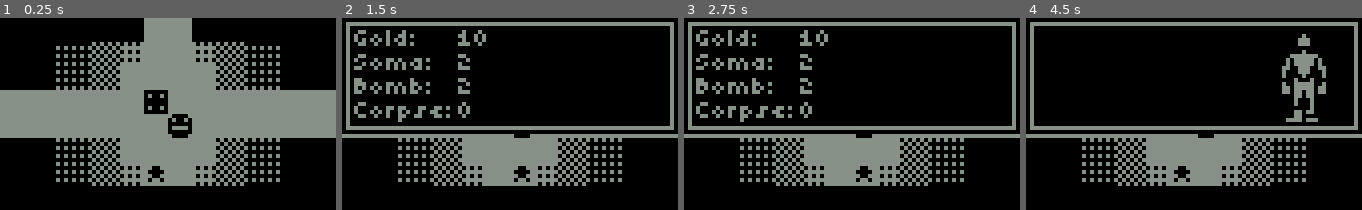
Above: before the commit, frames 1-4 (left to right).
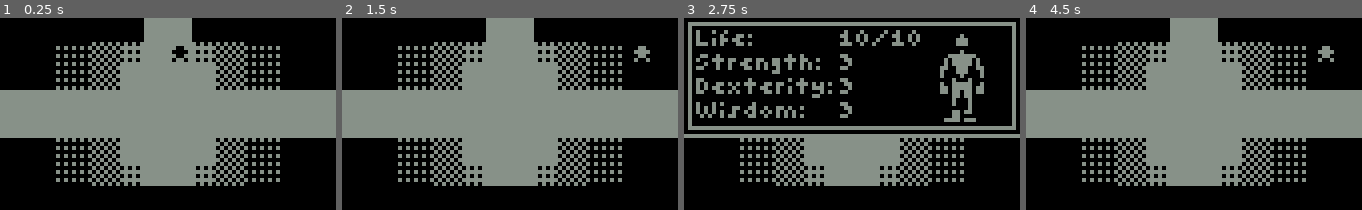
Above: after the commit, the same moments.

Repository: kiwijuice56/nokia-3310-rpg
Game: Godot game, scene res://main/main.tscn
Same seed, same stepped clock (60 frames per second), same inputs: the game is played once before the commit and once after it.
Inputs:
- Up to frame 1 (0.25 s): no input
- Up to frame 2 (1.5 s): tap Enter (ui_accept) at 0.5, 0.77 s; hold Right (ui_right) 0.53-1.28 s; tap Z (accept) at 0.6 s; hold X (back) from 1.28 s (still down); tap V (item) at 1.35 s
- Up to frame 3 (2.75 s): tap Enter (ui_accept) at 1.52, 2 s; release X (back) at 2.03 s; hold Right (ui_right) from 2.03 s (still down); hold C (stats) from 2.03 s (still down)
- Up to frame 4 (4.5 s): tap Z (accept) at 2.75, 2.85 s; release Right (ui_right) at 2.78 s; release C (stats) at 2.78 s; hold Up (ui_up) 2.78-3.53 s; tap Enter (ui_accept) at 3.02, 3.5, 3.77 s; hold V (item) 3.53-4.28 s; hold Left (ui_left) from 3.53 s (still down); tap C (stats) at 4.35 s

The runs differ from the first frame. In frame 1, 1.9% of the frame differs, in the area x 42-58%, y 14-86%; in frame 2, 36%, in the area x 0-100%, y 0-86%; in frame 3, 8.4%; in frame 4, 36%.

Commit message:
Screen scrolling, dungeon map

Diff:
--- a/main/audio/audio_manager.gd
+++ b/main/audio/audio_manager.gd
@@ -31,6 +31,13 @@
 	instances.append(instance)
 	validate_sound()
 
+func stop_sound(sound: String) -> void:
+	for instance in instances:
+		if instance.sound == sound:
+			_on_instance_finished(instance)
+			validate_sound()
+			return
+
 func is_playing(sound: String):
 	for instance in instances:
 		if instance.sound == sound:
--- /dev/null
+++ b/main/dungeon/dungeon.gd
@@ -0,0 +1,19 @@
+class_name Dungeon
+extends Node2D
+
+@export var screen: Vector2
+@export var music: Array[String] = []
+
+func _ready() -> void:
+	$CollisionTileMap.collision_visibility_mode = TileMap.VISIBILITY_MODE_FORCE_HIDE
+	update_screen(Vector2(6, 11))
+
+func update_screen(new_screen: Vector2) -> void:
+	var index: int = screen.x + 12 * screen.y
+	var new_index: int = new_screen.x + 12 * new_screen.y
+	print(music[index], " ", music[new_index])
+	if not music[index] == music[new_index]:
+		AudioManager.stop_sound(music[index])
+		if len(music[new_index]) > 0:
+			AudioManager.play_sound(music[new_index], 0)
+	screen = new_screen
--- /dev/null
+++ b/main/dungeon/dungeon.tscn
@@ -0,0 +1,35 @@
+[gd_scene load_steps=6 format=3 uid="uid://oah07b5k8nlo"]
+
+[ext_resource type="Script" path="res://main/dungeon/dungeon.gd" id="1_2mj4t"]
+[ext_resource type="Texture2D" uid="uid://d2yuqetc4xpj1" path="res://main/dungeon/pair_block.png" id="2_b01mh"]
+[ext_resource type="Texture2D" uid="uid://38edw4c1vwdb" path="res://main/dungeon/map.png" id="2_o8cc2"]
+
+[sub_resource type="TileSetAtlasSource" id="TileSetAtlasSource_xabgt"]
+texture = ExtResource("2_b01mh")
+texture_region_size = Vector2i(6, 6)
+0:0/0 = 0
+0:0/0/physics_layer_0/linear_velocity = Vector2(0, 0)
+0:0/0/physics_layer_0/angular_velocity = 0.0
+1:0/0 = 0
+1:0/0/physics_layer_0/linear_velocity = Vector2(0, 0)
+1:0/0/physics_layer_0/angular_velocity = 0.0
+1:0/0/physics_layer_0/polygon_0/points = PackedVector2Array(-3, -3, 3, -3, 3, 3, -3, 3)
+
+[sub_resource type="TileSet" id="TileSet_fh817"]
+tile_size = Vector2i(6, 6)
+physics_layer_0/collision_layer = 2
+physics_layer_0/collision_mask = 0
+sources/0 = SubResource("TileSetAtlasSource_xabgt")
+
+[node name="Dungeon" type="Node2D"]
+script = ExtResource("1_2mj4t")
+music = Array[String](["", "", "", "", "", "", "", "", "", "", "", "", "", "", "", "", "", "", "", "", "", "", "", "", "", "", "", "", "", "", "", "", "", "", "", "", "", "", "", "", "", "", "", "", "", "", "", "", "", "", "", "", "", "", "", "", "", "", "", "", "", "", "", "", "", "", "", "", "", "", "", "", "", "", "", "", "", "", "", "", "", "", "", "", "", "", "", "", "", "", "", "", "", "", "", "", "", "", "", "", "", "", "", "", "", "", "", "", "", "", "", "", "", "", "", "", "", "", "", "", "", "", "", "", "", "", "", "", "", "", "", "", "", "", "", "", "", "", "mundane_mystery", "", "", "", "", ""])
+
+[node name="Floor" type="Sprite2D" parent="."]
+texture = ExtResource("2_o8cc2")
+centered = false
+
+[node name="CollisionTileMap" type="TileMap" parent="."]
+tile_set = SubResource("TileSet_fh817")
+collision_visibility_mode = 1
+format = 2
--- a/main/dungeon/player/player.gd
+++ b/main/dungeon/player/player.gd
@@ -93,5 +93,24 @@
 		just_bumped = false
 		$AnimationPlayer.stop()
 		$AnimationPlayer.play("walk")
-		move_tween = get_tree().create_tween()
+		move_tween = get_tree().create_tween().set_parallel(true)
 		move_tween.tween_property(self, "position", position + dir * 6, move_time)
+
+		var new_position: Vector2 = position + dir * 6
+		var top_left: Vector2 = Ref.dungeon.screen * Vector2(84, 48)
+		var bottom_right: Vector2 = (Ref.dungeon.screen + Vector2(1, 1)) * Vector2(84, 48)
+		var camera_offset: Vector2 = Vector2()
+		if new_position.x < top_left.x:
+			camera_offset = Vector2(-1, 0)
+		if new_position.x > bottom_right.x:
+			camera_offset = Vector2(1, 0)
+		if new_position.y < top_left.y:
+			camera_offset = Vector2(0, -1)
+		if new_position.y > bottom_right.y:
+			camera_offset = Vector2(0, 1)
+		if camera_offset.length() > 0:
+			move_tween.tween_property(Ref.camera, "position", Ref.camera.position + camera_offset * Vector2(84, 48), move_time * 6)
+			Ref.dungeon.update_screen(Ref.dungeon.screen + camera_offset)
+			can_move = false
+			await move_tween.finished
+			can_move = true
--- a/main/dungeon/room/64_64/64_64_room.tscn
+++ /dev/null
@@ -1,22 +0,0 @@
-[gd_scene load_steps=5 format=3 uid="uid://bx72jyswarxmp"]
-
-[ext_resource type="PackedScene" uid="uid://oah07b5k8nlo" path="res://main/dungeon/room/room.tscn" id="1_8tmsi"]
-[ext_resource type="Texture2D" uid="uid://6exiwwkwev32" path="res://main/dungeon/room/64_64/64_64_room.png" id="2_meh6n"]
-[ext_resource type="PackedScene" uid="uid://bvcd6t3857t" path="res://main/dungeon/interactable/health_machine/health_machine.tscn" id="3_h7vba"]
-[ext_resource type="PackedScene" uid="uid://cbqendapl42e2" path="res://main/dungeon/interactable/shop/shop.tscn" id="4_y658e"]
-
-[node name="64_64_Room" instance=ExtResource("1_8tmsi")]
-music = "mundane_mystery"
-
-[node name="Floor" parent="." index="0"]
-texture = ExtResource("2_meh6n")
-centered = false
-
-[node name="HealthMachine" parent="." index="1" instance=ExtResource("3_h7vba")]
-position = Vector2(39, 21)
-
-[node name="Shop" parent="." index="2" instance=ExtResource("4_y658e")]
-position = Vector2(45, 27)
-
-[node name="CollisionTileMap" parent="." index="3"]
-layer_0/tile_data = PackedInt32Array(327680, 65536, 0, 327681, 65536, 0, 327682, 65536, 0, 327683, 65536, 0, 327684, 65536, 0, 393220, 65536, 0, 393221, 65536, 0, 393224, 65536, 0, 393225, 65536, 0, 327689, 65536, 0, 327690, 65536, 0, 327691, 65536, 0, 327692, 65536, 0, 327693, 65536, 0, 131085, 65536, 0, 131084, 65536, 0, 131083, 65536, 0, 131082, 65536, 0, 131081, 65536, 0, 65545, 65536, 0, 65544, 65536, 0, 8, 65536, 0, 5, 65536, 0, -65531, 65536, 0, -131067, 65536, 0, -131066, 65536, 0, -131065, 65536, 0, -131064, 65536, 0, -65528, 65536, 0, 131086, 65536, 0, 131087, 65536, 0, 196623, 65536, 0, 262159, 65536, 0, 327695, 65536, 0, 327694, 65536, 0, 393215, 65536, 0, 393214, 65536, 0, 327678, 65536, 0, 262142, 65536, 0, 196606, 65536, 0, 196607, 65536, 0, 131072, 65536, 0, 131073, 65536, 0, 131074, 65536, 0, 131075, 65536, 0, 131076, 65536, 0, 65540, 65536, 0, 65541, 65536, 0, 458758, 65536, 0, 458759, 65536, 0, 458760, 65536, 0, 458757, 65536, 0)
--- a/main/dungeon/room/room.gd
+++ /dev/null
@@ -1,9 +0,0 @@
-class_name Room
-extends Node2D
-
-@export var music: String
-
-func _ready() -> void:
-	$CollisionTileMap.collision_visibility_mode = TileMap.VISIBILITY_MODE_FORCE_HIDE
-	if len(music) > 0:
-		AudioManager.play_sound(music, 0)
--- a/main/dungeon/room/room.tscn
+++ /dev/null
@@ -1,31 +0,0 @@
-[gd_scene load_steps=5 format=3 uid="uid://oah07b5k8nlo"]
-
-[ext_resource type="Script" path="res://main/dungeon/room/room.gd" id="1_shrkh"]
-[ext_resource type="Texture2D" uid="uid://d2yuqetc4xpj1" path="res://main/dungeon/pair_block.png" id="2_hbewe"]
-
-[sub_resource type="TileSetAtlasSource" id="TileSetAtlasSource_xabgt"]
-texture = ExtResource("2_hbewe")
-texture_region_size = Vector2i(6, 6)
-0:0/0 = 0
-0:0/0/physics_layer_0/linear_velocity = Vector2(0, 0)
-0:0/0/physics_layer_0/angular_velocity = 0.0
-1:0/0 = 0
-1:0/0/physics_layer_0/linear_velocity = Vector2(0, 0)
-1:0/0/physics_layer_0/angular_velocity = 0.0
-1:0/0/physics_layer_0/polygon_0/points = PackedVector2Array(-3, -3, 3, -3, 3, 3, -3, 3)
-
-[sub_resource type="TileSet" id="TileSet_fh817"]
-tile_size = Vector2i(6, 6)
-physics_layer_0/collision_layer = 2
-physics_layer_0/collision_mask = 0
-sources/0 = SubResource("TileSetAtlasSource_xabgt")
-
-[node name="Room" type="Node2D"]
-script = ExtResource("1_shrkh")
-
-[node name="Floor" type="Sprite2D" parent="."]
-
-[node name="CollisionTileMap" type="TileMap" parent="."]
-tile_set = SubResource("TileSet_fh817")
-collision_visibility_mode = 1
-format = 2
--- a/main/inverse.gdshader
+++ b/main/inverse.gdshader
@@ -1,7 +1,9 @@
 shader_type canvas_item;
 
+uniform sampler2D screen_texture: hint_screen_texture;
+
 void fragment() {
-	if (COLOR.r < 0.0) {
+	if (texture(screen_texture, SCREEN_UV).r <= 0.0) {
 		COLOR.rgb = vec3(135.0/255.0, 145.0/255.0, 136.0/255.0);
 	} else {
 		COLOR.rgb = vec3(0.0);
--- a/main/main.tscn
+++ b/main/main.tscn
@@ -4,7 +4,7 @@
 [ext_resource type="Shader" path="res://main/inverse.gdshader" id="2_dld3a"]
 [ext_resource type="PackedScene" uid="uid://db3nvolhew0oi" path="res://main/ui/statbox/statbox.tscn" id="2_ef371"]
 [ext_resource type="Texture2D" uid="uid://btjolkgqpae0" path="res://main/dungeon/player/player.png" id="2_ohveo"]
-[ext_resource type="PackedScene" uid="uid://bx72jyswarxmp" path="res://main/dungeon/room/64_64/64_64_room.tscn" id="2_qqib1"]
+[ext_resource type="PackedScene" uid="uid://oah07b5k8nlo" path="res://main/dungeon/dungeon.tscn" id="2_qqib1"]
 [ext_resource type="Script" path="res://main/dungeon/player/player.gd" id="3_adq4t"]
 [ext_resource type="PackedScene" uid="uid://doejr0rb0c3oh" path="res://main/ui/itembox/itembox.tscn" id="5_p5lcg"]
 
@@ -28,8 +28,8 @@
 
 [sub_resource type="Animation" id="Animation_xlm3d"]
 resource_name = "walk"
-length = 0.12
-step = 0.01
+length = 0.16
+step = 0.005
 tracks/0/type = "value"
 tracks/0/imported = false
 tracks/0/enabled = true
@@ -37,7 +37,7 @@
 tracks/0/interp = 1
 tracks/0/loop_wrap = true
 tracks/0/keys = {
-"times": PackedFloat32Array(0, 0.04, 0.08, 0.12),
+"times": PackedFloat32Array(0, 0.055, 0.11, 0.16),
 "transitions": PackedFloat32Array(1, 1, 1, 1),
 "update": 1,
 "values": [1, 0, 1, 0]
@@ -59,15 +59,15 @@
 
 [node name="ItemBox" parent="UI" instance=ExtResource("5_p5lcg")]
 
-[node name="64_64_Room" parent="." instance=ExtResource("2_qqib1")]
+[node name="Dungeon" parent="." instance=ExtResource("2_qqib1")]
 
 [node name="Player" type="Sprite2D" parent="."]
 material = SubResource("ShaderMaterial_o3yem")
-position = Vector2(39, 39)
+position = Vector2(549, 537)
 texture = ExtResource("2_ohveo")
 hframes = 2
 script = ExtResource("3_adq4t")
-move_time = 0.12
+move_time = 0.16
 
 [node name="RayCast2D" type="RayCast2D" parent="Player"]
 target_position = Vector2(0, 5.5)
@@ -78,3 +78,6 @@
 libraries = {
 "": SubResource("AnimationLibrary_ath12")
 }
+
+[node name="Camera2D" type="Camera2D" parent="."]
+position = Vector2(546, 552)
--- a/main/ref.gd
+++ b/main/ref.gd
@@ -3,3 +3,5 @@
 @onready var textbox: TextBox = get_tree().get_root().get_node("Main/UI/TextBox")
 @onready var statbox: StatBox = get_tree().get_root().get_node("Main/UI/StatBox")
 @onready var itembox: ItemBox = get_tree().get_root().get_node("Main/UI/ItemBox")
+@onready var dungeon: Dungeon = get_tree().get_root().get_node("Main/Dungeon")
+@onready var camera: Camera2D = get_tree().get_root().get_node("Main/Camera2D")
Binary file added: main/dungeon/map.png
Not shown, changed: main/dungeon/map.png.import
Binary file removed: main/dungeon/room/64_64/64_64_room.png
Not shown, removed: main/dungeon/room/64_64/64_64_room.png.import
Binary file removed: main/dungeon/white_block.png
